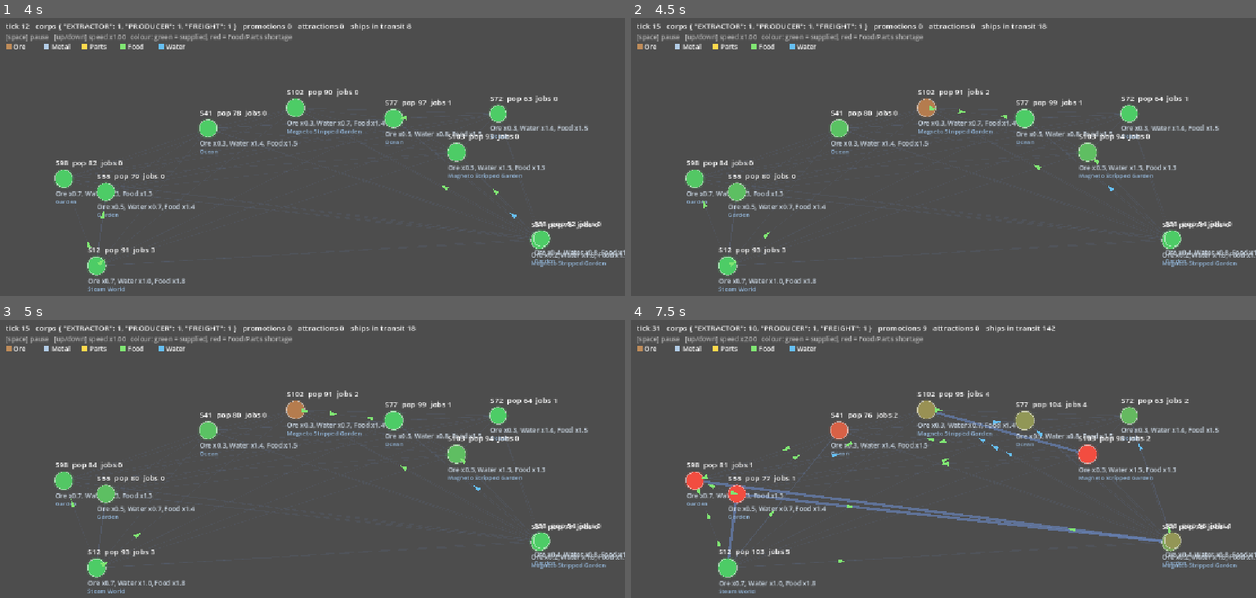
Above: before the commit, frames 1-4 (two rows, left to right).
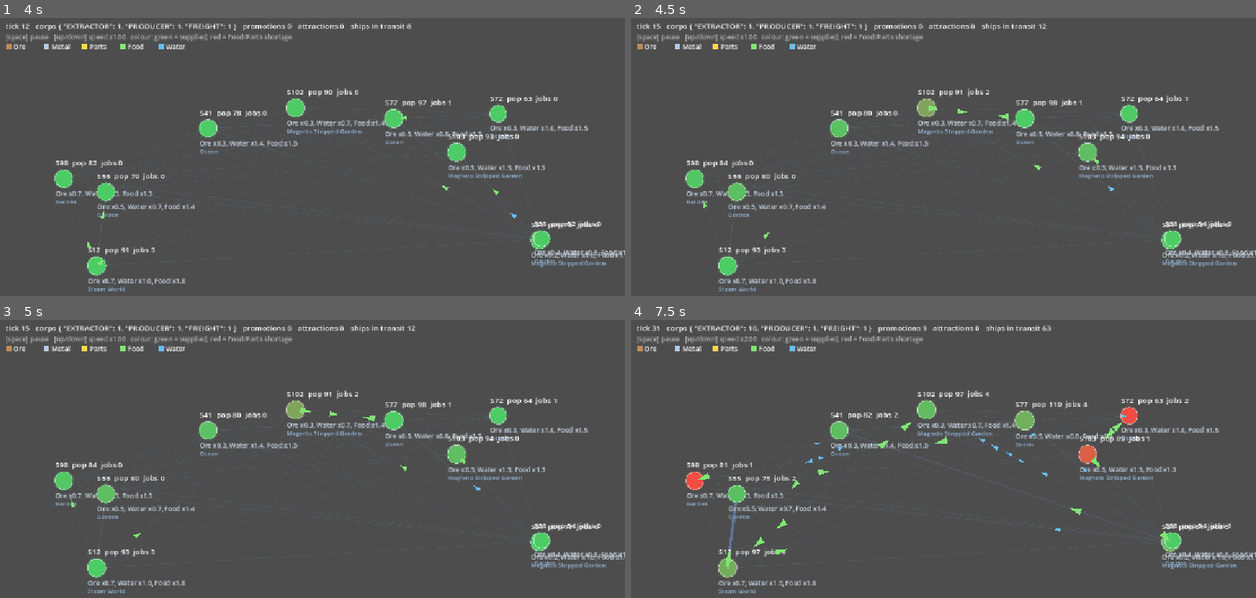
Above: after the commit, the same moments.

Repository: ElectroEsper/galaxy-generator
Game: Godot game, scene res://economy_proto/economy_view.tscn
Two runs of this game, one before a commit and one after it. Both use one fixed random seed, a clock stepped at 60 frames per second and the inputs below. This scene is started directly instead of the project's main scene.
Inputs:
- Up to frame 1 (4 s): tap Enter at 0.5, 2, 3.5 s; hold Up 0.53-1.28 s; tap Space at 0.77, 1.25, 1.52, 2.75, 3.02, 3.77 s; hold Down 1.28-2.03 s; hold Up 2.03-3.53 s; hold Down from 3.53 s (still down)
- Up to frame 2 (4.5 s): keep holding Down
- Up to frame 3 (5 s): keep holding Down; tap Space at 4.52 s
- Up to frame 4 (7.5 s): tap Space at 5, 6.02, 6.77 s; release Down at 5.78 s; hold Up from 5.78 s (still down)

Frame 1 is identical in both runs. In frame 2, 0.2% of the frame differs, in the area x 15-69%, y 2-90%; in frame 3, 0.2%; in frame 4, 4.4%, in the area x 8-100%, y 1-99%.

Commit message:
Experiment: Freight ship classes (bigger hulls), fill-gated growth
Co-Authored-By: Claude Sonnet 5.5 <noreply@anthropic.com>
Claude-Session: https://claude.ai/code/session_011shSnrHMjVZ7qaqpxEfch4

Diff:
--- /dev/null
+++ b/docs/economy_results/run_ship_classes.csv
@@ -0,0 +1,151 @@
+tick,pop,colonies_with_jobs,in_shortage,avg_ore,avg_metal,avg_parts,avg_food,extractors,producers,freight,facilities,ships,promotions,attractions,avg_level,upgrades,hydro_facilities,food_extractors,avg_water,water_sites,ship_class
+4,5587,0,0,1.00,1.04,1.64,4.25,1,1,1,0,0,0,0,0.00,0,0,0,2.32,45,1
+8,5699,1,0,1.00,1.15,2.19,6.83,1,1,1,2,0,0,0,1.50,1,0,2,3.42,45,1
+12,5811,1,0,1.00,1.25,2.58,9.98,1,1,1,3,1,0,0,2.33,4,1,2,4.46,45,3
+16,5898,3,13,1.00,1.34,2.90,19.29,1,1,1,4,4,0,0,2.75,7,2,2,5.80,45,4
+20,5913,4,23,1.00,1.41,3.17,30.70,1,1,1,6,4,0,0,2.33,8,2,4,7.88,45,4
+24,5852,5,43,1.00,1.47,3.40,48.49,6,1,1,15,4,2,3,1.67,10,3,6,13.98,45,4
+28,5740,10,46,1.00,1.52,3.64,52.75,11,1,1,32,4,4,6,1.62,20,6,6,19.46,45,4
+32,5609,14,67,1.00,1.55,3.91,60.67,16,3,1,66,4,7,10,1.47,31,9,6,31.91,45,4
+36,5431,17,70,1.00,1.57,4.27,72.89,19,7,1,101,4,10,14,1.50,51,21,6,42.28,45,4
+40,5270,22,73,1.00,1.58,5.56,73.94,27,11,1,149,4,18,18,1.54,81,48,6,57.50,45,4
+44,5144,23,79,1.00,1.90,8.95,76.92,31,15,1,216,4,22,22,1.51,111,49,6,61.39,45,4
+48,5042,24,91,1.99,4.40,9.73,85.32,34,19,1,301,4,25,26,1.48,145,50,26,60.28,45,4
+52,4975,26,97,3.35,5.52,11.50,87.05,38,21,1,368,4,29,28,1.45,167,63,31,59.99,45,4
+56,4941,28,95,3.92,6.70,15.82,89.71,38,21,1,461,4,29,28,1.48,220,87,31,62.51,45,4
+60,4927,32,95,5.02,8.10,17.24,89.19,38,21,1,544,4,29,28,1.46,248,99,31,62.98,45,4
+64,4942,37,97,6.72,8.45,20.67,90.03,38,21,1,611,4,29,28,1.45,279,99,31,61.39,45,4
+68,4979,40,96,8.55,11.40,21.25,90.10,38,21,1,683,4,29,28,1.47,325,99,31,58.57,45,4
+72,5015,44,95,9.16,12.32,19.99,91.31,38,21,1,726,4,29,28,1.48,359,99,31,57.83,45,4
+76,5062,46,93,10.01,12.25,20.03,91.04,38,21,1,758,4,29,28,1.53,406,99,31,57.12,45,4
+80,5114,47,95,11.59,15.39,21.73,91.16,38,21,1,774,4,29,28,1.56,443,99,31,56.93,45,4
+84,5167,48,94,12.66,14.68,25.81,91.64,38,21,1,789,4,29,28,1.58,468,100,31,56.57,45,4
+88,5239,50,93,13.70,16.76,27.90,86.95,38,21,1,825,4,29,29,1.62,529,101,31,56.14,45,4
+92,5325,50,94,14.92,16.71,31.98,76.67,40,19,1,839,4,31,29,1.65,566,104,31,56.09,45,4
+96,5426,50,91,15.48,17.69,32.17,66.86,41,18,1,858,4,33,29,1.68,610,107,31,56.01,45,4
+100,5550,50,72,16.62,20.06,34.65,59.07,42,17,1,875,4,35,29,1.73,672,111,31,56.03,45,4
+104,5693,50,59,17.99,25.21,37.53,55.16,42,17,1,898,4,35,29,1.77,729,116,31,55.97,45,4
+108,5836,50,51,21.02,30.27,40.65,52.83,42,17,1,904,4,35,29,1.83,784,122,31,55.86,45,4
+112,5961,50,50,20.07,34.94,44.42,54.81,42,17,1,913,4,35,29,1.87,833,125,31,55.96,45,4
+116,6065,50,50,22.51,33.02,45.30,55.40,42,17,1,914,4,36,29,1.94,898,125,31,55.90,45,4
+120,6161,50,50,22.58,35.50,45.66,55.96,42,17,1,915,4,36,29,1.99,946,127,31,55.86,45,4
+124,6236,50,50,23.00,35.88,47.36,58.52,42,17,1,914,4,36,29,2.01,964,132,31,55.83,45,4
+128,6278,50,89,23.32,36.60,48.42,62.05,42,17,1,913,4,36,29,2.04,989,132,31,55.81,45,4
+132,6301,50,94,22.19,37.24,49.81,64.28,42,17,1,899,4,36,29,2.06,1006,134,31,55.79,45,4
+136,6312,50,97,22.11,39.60,49.06,67.40,42,17,1,895,4,36,29,2.08,1019,134,31,55.78,45,4
+140,6307,50,99,22.02,39.87,49.75,70.56,42,17,1,908,4,36,29,2.07,1023,135,31,55.76,45,4
+144,6305,50,100,23.31,38.26,49.59,73.10,42,17,1,911,4,36,29,2.07,1032,136,31,55.75,45,4
+148,6293,50,100,22.48,39.93,49.59,73.96,42,17,1,899,4,36,29,2.08,1038,136,31,55.73,45,4
+152,6278,50,100,23.09,39.06,49.75,74.13,42,17,1,899,4,36,29,2.09,1045,136,31,55.72,45,4
+156,6265,50,100,23.16,38.35,49.38,72.23,42,17,1,899,4,36,29,2.10,1062,136,31,55.71,45,4
+160,6261,50,100,24.42,39.78,48.52,70.90,42,17,1,884,4,36,29,2.12,1072,136,31,55.71,45,4
+164,6255,50,100,26.04,41.95,47.74,69.30,42,17,1,887,4,36,29,2.14,1089,136,31,55.71,45,4
+168,6260,50,100,27.09,41.87,48.84,67.93,42,17,1,886,4,36,29,2.14,1094,136,31,55.71,45,4
+172,6267,50,100,27.43,42.32,48.20,67.04,42,17,1,881,4,36,29,2.15,1094,136,31,55.73,45,4
+176,6281,50,83,27.20,42.42,50.16,65.63,42,17,1,879,4,36,29,2.14,1094,136,31,55.87,45,4
+180,6289,50,83,25.53,42.86,50.03,65.45,42,17,1,885,4,36,29,2.12,1097,136,31,56.35,45,4
+184,6310,50,82,25.94,42.35,49.07,66.71,42,17,1,881,4,36,29,2.14,1112,136,31,56.03,45,4
+188,6312,49,99,26.53,40.60,48.08,67.41,42,17,1,858,4,36,29,2.14,1119,136,31,56.02,45,4
+192,6312,49,99,28.50,38.15,50.28,67.85,42,17,1,866,4,36,29,2.15,1134,136,31,56.02,45,4
+196,6307,49,100,28.48,37.62,48.43,68.48,42,17,1,865,4,36,29,2.14,1134,136,31,56.01,45,4
+200,6305,49,100,28.46,37.96,49.71,68.96,42,17,1,857,4,36,29,2.14,1140,136,31,56.02,45,4
+204,6298,48,100,27.12,38.69,48.90,69.91,42,17,1,842,4,36,29,2.16,1143,136,31,56.06,45,4
+208,6289,48,100,27.12,35.08,50.24,69.42,42,17,1,833,4,36,29,2.17,1159,136,32,56.03,45,4
+212,6273,48,100,27.66,34.38,50.12,69.65,42,17,1,826,4,36,29,2.18,1175,136,32,56.16,45,4
+216,6260,48,99,29.97,37.19,49.42,69.43,42,17,1,825,4,36,29,2.19,1193,136,32,56.46,45,4
+220,6252,49,100,31.25,37.72,47.43,68.52,42,17,1,836,4,36,29,2.20,1211,136,32,56.43,45,4
+224,6258,49,100,33.45,38.95,47.53,66.54,42,17,1,824,4,36,29,2.21,1214,136,32,56.42,45,4
+228,6257,49,99,33.03,40.59,47.36,66.58,42,17,1,817,4,36,29,2.22,1215,136,32,56.40,45,4
+232,6261,49,99,34.46,40.99,47.88,66.00,42,17,1,825,4,36,29,2.20,1215,135,32,56.39,45,4
+236,6272,50,100,34.21,42.12,49.24,65.55,42,17,1,853,4,36,29,2.16,1224,135,32,56.38,45,4
+240,6302,51,100,36.61,41.46,49.71,65.22,42,17,1,866,4,36,29,2.16,1247,136,32,56.37,45,4
+244,6334,54,99,36.57,41.92,48.88,66.04,42,17,1,899,4,36,29,2.10,1265,136,32,55.66,45,4
+248,6359,53,98,38.72,45.66,48.80,66.08,42,17,1,910,4,36,29,2.11,1300,136,32,55.50,45,4
+252,6385,54,100,38.39,44.43,51.14,66.45,42,17,1,918,4,36,29,2.11,1312,136,32,55.29,45,4
+256,6440,56,100,39.78,48.22,51.41,66.10,42,17,1,974,4,36,29,2.06,1340,136,33,55.26,45,4
+260,6514,57,99,39.78,46.83,54.81,68.77,42,17,1,992,4,36,29,2.05,1374,137,34,55.24,45,4
+264,6567,58,99,40.03,46.18,57.30,69.85,42,17,1,1008,4,36,29,2.04,1389,137,35,55.23,45,4
+268,6613,59,100,40.27,46.32,58.36,70.66,42,17,1,1039,4,36,29,2.01,1399,137,36,55.21,45,4
+272,6675,61,100,41.01,47.09,58.23,70.36,42,17,1,1030,4,36,29,2.03,1437,137,36,55.21,45,4
+276,6732,63,100,41.37,49.81,58.36,71.07,42,17,1,1037,4,36,29,2.02,1439,137,37,55.34,45,4
+280,6780,65,99,40.65,57.52,57.71,71.26,42,17,1,1045,4,36,29,2.01,1446,137,39,55.34,45,4
+284,6841,67,99,40.32,62.77,59.01,73.08,42,17,1,1101,4,36,29,2.01,1509,139,39,55.33,45,4
+288,6911,71,100,42.82,69.52,59.14,72.87,42,17,1,1135,4,36,29,2.01,1553,139,41,55.34,45,4
+292,6981,73,100,43.98,72.92,61.37,75.67,42,17,1,1175,4,36,29,2.00,1584,139,42,55.34,45,4
+296,7057,75,99,44.43,72.60,62.63,77.70,42,17,1,1202,4,36,29,2.00,1625,139,44,55.34,45,4
+300,7120,78,99,45.71,69.78,64.83,79.44,42,17,1,1250,4,36,29,1.98,1661,139,46,55.34,45,4
+304,7192,80,99,46.68,68.37,68.76,81.26,42,17,1,1271,4,36,29,1.99,1711,140,48,55.34,45,4
+308,7258,83,99,46.91,67.06,70.15,82.18,42,17,1,1281,4,36,29,2.03,1769,141,48,55.35,45,4
+312,7321,85,100,47.05,64.84,71.73,82.32,42,17,1,1298,4,36,29,2.06,1836,143,48,55.36,45,4
+316,7388,86,99,47.46,65.01,73.18,83.40,42,17,1,1320,4,36,29,2.10,1901,144,48,55.37,45,4
+320,7461,86,100,47.90,64.29,74.50,82.95,42,17,1,1350,4,36,29,2.10,1938,146,48,55.39,45,4
+324,7548,88,99,48.75,63.69,76.47,83.86,42,17,1,1380,4,36,29,2.13,2012,147,48,55.41,45,4
+328,7634,90,100,49.71,60.60,80.07,84.73,42,17,1,1380,4,36,29,2.15,2058,149,48,55.43,45,4
+332,7717,93,100,49.65,60.10,79.67,85.32,42,17,1,1392,4,36,29,2.14,2073,150,48,55.46,45,4
+336,7793,94,99,51.49,60.39,76.19,86.41,42,17,1,1409,4,36,29,2.14,2098,155,48,55.50,45,4
+340,7876,96,99,53.82,59.48,75.32,87.26,42,17,1,1450,4,36,29,2.14,2151,157,48,55.66,45,4
+344,7961,98,98,54.81,59.64,79.63,88.39,42,17,1,1453,4,36,29,2.16,2189,162,48,55.94,45,4
+348,8042,99,100,53.78,59.30,82.68,89.40,42,17,1,1455,4,36,29,2.18,2225,165,48,56.02,45,4
+352,8108,99,100,54.39,59.79,80.46,90.22,41,17,1,1447,4,36,29,2.20,2264,167,48,56.01,45,4
+356,8163,99,99,55.20,60.89,79.30,90.39,42,17,1,1427,4,36,30,2.22,2290,168,48,56.00,45,4
+360,8195,99,99,56.05,59.11,77.52,90.32,42,17,1,1407,4,36,30,2.24,2307,172,48,56.00,45,4
+364,8223,99,99,55.55,61.24,76.20,90.33,42,17,1,1433,4,36,30,2.23,2331,174,48,56.26,45,4
+368,8265,99,100,54.75,61.74,78.13,90.46,42,17,1,1446,4,36,30,2.26,2390,175,48,56.00,45,4
+372,8306,98,100,54.59,63.10,80.09,90.19,42,17,1,1442,4,36,30,2.28,2419,178,48,55.88,45,4
+376,8333,98,100,54.66,62.06,77.86,90.09,42,17,1,1423,4,36,30,2.30,2433,180,48,55.88,45,4
+380,8357,97,98,54.43,61.61,77.75,89.85,42,17,1,1421,4,36,30,2.31,2453,180,48,55.86,45,4
+384,8375,96,97,55.16,63.34,76.51,89.03,42,17,1,1418,4,36,30,2.33,2478,181,48,55.80,45,4
+388,8392,96,100,54.87,63.15,76.39,89.06,42,17,1,1408,4,36,30,2.34,2506,181,48,55.83,45,4
+392,8398,96,100,54.61,64.39,74.15,89.63,42,17,1,1421,4,36,30,2.32,2519,185,46,55.83,45,4
+396,8414,96,100,54.00,62.45,74.45,88.76,42,17,1,1417,4,36,30,2.37,2588,185,46,56.02,45,4
+400,8421,96,98,54.75,62.48,76.25,89.01,42,17,1,1415,4,36,30,2.37,2597,186,45,55.72,45,4
+404,8428,97,99,54.50,62.73,73.49,89.97,42,17,1,1385,4,36,30,2.38,2618,188,44,55.80,45,4
+408,8427,96,100,53.47,62.52,74.17,88.89,42,17,1,1387,4,36,30,2.38,2629,192,43,55.67,45,4
+412,8442,95,100,55.41,62.21,73.21,87.70,42,17,1,1383,4,36,30,2.39,2652,195,41,55.70,45,4
+416,8451,95,99,55.49,61.02,74.50,87.71,42,17,1,1377,4,36,30,2.38,2660,195,41,55.69,45,4
+420,8457,93,98,55.42,62.19,73.30,87.51,42,17,1,1377,4,36,30,2.38,2673,198,40,55.90,45,4
+424,8458,91,99,55.47,63.18,72.77,87.33,42,17,1,1366,4,36,30,2.42,2721,202,38,55.75,45,4
+428,8470,90,100,55.87,62.96,72.69,87.22,42,17,1,1364,4,36,30,2.43,2729,204,36,55.75,45,4
+432,8473,89,99,56.29,61.47,74.57,86.38,42,17,1,1360,4,36,30,2.44,2745,207,34,55.93,45,4
+436,8481,90,99,54.76,63.26,74.04,85.67,42,17,1,1363,4,36,30,2.44,2758,208,32,55.81,45,4
+440,8494,90,99,55.26,62.29,73.30,85.60,42,17,1,1353,4,36,30,2.42,2765,213,29,55.79,45,4
+444,8511,90,99,56.76,62.12,71.04,85.35,42,17,1,1358,4,36,30,2.41,2773,213,29,55.78,45,4
+448,8530,92,99,57.19,60.52,73.28,84.41,42,17,1,1356,4,36,30,2.40,2777,213,29,55.99,45,4
+452,8543,92,99,57.88,63.37,73.10,84.85,42,17,1,1339,4,36,30,2.40,2780,214,29,55.85,45,4
+456,8543,92,100,57.49,60.81,73.68,86.17,42,17,1,1322,4,36,30,2.41,2801,214,29,55.83,45,4
+460,8538,92,99,56.82,63.07,75.42,85.32,42,17,1,1320,4,36,30,2.41,2819,214,29,56.23,45,4
+464,8529,92,98,58.50,63.74,73.45,86.02,42,17,1,1311,4,36,30,2.41,2838,214,29,55.97,45,4
+468,8519,93,99,59.45,63.02,73.55,86.25,42,17,1,1294,4,36,30,2.41,2848,214,29,55.86,45,4
+472,8501,93,100,60.09,65.09,71.99,86.06,42,17,1,1278,4,36,30,2.41,2852,214,29,56.25,45,4
+476,8482,91,100,60.08,64.17,76.48,85.51,42,17,1,1258,4,36,30,2.42,2858,214,29,55.91,45,4
+480,8458,91,97,60.08,64.75,74.58,85.69,42,17,1,1251,4,36,30,2.43,2875,214,29,55.91,45,4
+484,8436,91,97,60.01,65.59,72.98,85.74,42,17,1,1258,4,36,30,2.43,2895,214,29,56.08,45,4
+488,8405,91,99,61.08,63.10,73.88,86.01,42,17,1,1250,4,36,30,2.43,2921,214,29,55.94,45,4
+492,8374,91,98,60.97,64.94,73.41,85.39,42,17,1,1243,4,36,30,2.45,2934,214,29,55.93,45,4
+496,8337,91,97,60.85,65.74,73.62,86.21,42,17,1,1230,4,36,30,2.45,2944,214,29,56.13,45,4
+500,8301,89,96,61.84,67.80,70.88,86.14,42,17,1,1229,4,36,30,2.45,2950,214,29,55.98,45,4
+504,8269,89,98,60.24,66.14,72.83,86.76,42,17,1,1220,4,36,30,2.44,2964,214,29,55.97,45,4
+508,8233,87,99,59.97,64.47,75.64,86.16,42,17,1,1196,4,36,30,2.43,2996,214,29,56.16,45,4
+512,8198,88,99,61.03,63.77,73.77,85.74,42,17,1,1201,4,36,30,2.42,3005,214,29,56.12,45,4
+516,8176,88,100,60.58,66.90,71.33,85.15,42,17,1,1200,4,36,30,2.43,3018,214,29,56.02,45,4
+520,8154,87,99,61.44,64.08,71.50,86.49,42,17,1,1196,4,36,30,2.44,3032,214,29,56.46,45,4
+524,8128,87,99,61.04,63.33,72.16,86.02,42,17,1,1188,4,36,30,2.46,3047,214,29,56.26,45,4
+528,8102,85,99,60.67,66.30,71.44,87.00,42,17,1,1178,4,36,30,2.48,3058,214,29,56.17,45,4
+532,8082,84,99,61.32,64.28,72.19,85.54,42,17,1,1176,4,36,30,2.50,3080,214,29,56.45,45,4
+536,8054,85,98,60.79,64.23,72.27,86.60,42,17,1,1158,4,36,30,2.49,3085,214,29,56.31,45,4
+540,8023,85,97,61.33,64.07,73.28,86.07,42,17,1,1189,4,36,30,2.46,3099,214,29,56.36,45,4
+544,8000,85,98,60.16,67.20,70.80,85.78,42,17,1,1184,4,36,30,2.46,3108,214,29,56.71,45,4
+548,7975,82,98,61.16,64.37,70.52,84.89,42,17,1,1171,4,36,30,2.45,3111,214,29,56.72,45,4
+552,7959,81,99,60.77,63.73,71.47,84.18,42,17,1,1165,4,36,30,2.46,3127,214,29,56.39,45,4
+556,7919,81,98,61.76,62.35,69.93,84.30,42,17,1,1154,4,36,30,2.47,3134,214,29,56.46,45,4
+560,7857,80,98,61.11,63.76,69.47,83.63,42,17,1,1141,4,36,30,2.48,3144,214,22,56.35,45,4
+564,7796,80,100,60.44,65.72,70.89,83.02,42,17,1,1143,4,36,30,2.48,3148,214,22,56.79,45,4
+568,7745,80,100,60.81,63.17,68.79,81.98,42,17,1,1140,4,36,30,2.49,3165,214,22,56.85,45,4
+572,7691,80,97,61.99,64.39,68.41,82.48,42,17,1,1137,4,36,30,2.50,3188,214,22,56.46,45,4
+576,7647,79,99,61.81,62.17,70.33,81.23,42,17,1,1129,4,36,30,2.52,3199,214,22,56.77,45,4
+580,7600,79,99,60.63,66.65,66.91,80.93,42,17,1,1123,4,36,30,2.53,3215,214,22,57.22,45,4
+584,7563,79,98,61.97,63.97,67.30,81.37,42,17,1,1125,4,36,30,2.52,3216,214,22,57.79,45,4
+588,7523,79,98,63.35,62.08,68.91,80.82,42,17,1,1125,4,36,30,2.52,3220,214,22,58.03,45,4
+592,7489,78,100,62.60,64.35,69.86,80.89,42,17,1,1121,4,36,30,2.53,3234,214,22,57.84,45,4
+596,7441,77,99,62.74,64.09,69.64,82.00,42,17,1,1113,4,36,30,2.55,3243,208,22,57.84,45,4
+600,7392,76,100,61.83,64.62,71.36,81.73,42,17,1,1101,4,36,30,2.57,3263,207,22,57.27,45,4
--- a/economy_proto/corporation.gd
+++ b/economy_proto/corporation.gd
@@ -9,6 +9,11 @@
 const UPKEEP := 1.0
 const SHIP_CAPACITY := 6.0
 const SHIP_UPKEEP := 1.5
+const CLASS_CAP_MULT := 2.0     # cargo per ship doubles each fleet class
+const CLASS_UPKEEP_MULT := 1.4  # but upkeep per ship only x1.4, so bigger hulls are cheaper per unit
+const CLASS_REFIT_COST := 0.3   # refit cost = CAPEX * ships * this * class
+const MAX_SHIP_CLASS := 6
+const GROW_FILL := 0.5    # add capacity only while holds are at least this full on average
 const SHIP_COST := 0.4        # per unit per distance step
 const PAYBACK_HORIZON := 25.0 # ticks; expand only if CAPEX / margin < this
 const REQUEST_COVER := 4.0     # producers ask Freight to keep this many ticks of inputs on the shelf
@@ -46,10 +51,12 @@
 var cash : float
 var facilities : Array[Facility] = []
 var ships : int = 0
+var ship_class : int = 1       # fleet-wide hull class; refits upgrade every ship at once
 var broke_ticks : int = 0
 var idle_ticks : int = 0
 var upgrades : int = 0
-var utilisation : float = 0.0
+var utilisation : float = 0.0   # share of voyages that found a profitable lane
+var fill : float = 0.0          # average hold fill on those voyages
 var moved : float = 0.0
 var last_moves : Array = []       # shipments made this tick (for the visual layer)
 
@@ -224,11 +231,15 @@
 		_register(f, 1.0)
 		best_new_c.facility_count += 1
 
+func ship_capacity() -> float:
+	return SHIP_CAPACITY * pow(CLASS_CAP_MULT, ship_class - 1)
+
 func _run_freight(markets : Array[ColonyMarket]) -> void:
 	last_moves = []
 	var voyages : int = 1 + ships          # every ship makes one voyage per tick
-	var cap : float = SHIP_CAPACITY
+	var cap : float = ship_capacity()
 	var done : int = 0
+	var moved_before : float = moved
 	# Contracts first: deliver inputs that producers have asked for (producer pays the shipping fee).
 	for dest in markets:
 		if done >= voyages:
@@ -289,11 +300,21 @@
 		done += 1
 		last_moves.append({"from": a, "to": b, "good": g, "qty": q})
 	utilisation = 0.8 * utilisation + 0.2 * (float(done) / float(voyages))
-	cash -= SHIP_UPKEEP * (1 + ships)
+	# Fill: how full the holds were on the voyages made. Half-empty holds mean capacity isn't the bottleneck.
+	if done > 0:
+		fill = 0.8 * fill + 0.2 * minf((moved - moved_before) / (float(done) * cap), 1.0)
+	cash -= SHIP_UPKEEP * pow(CLASS_UPKEEP_MULT, ship_class - 1) * (1 + ships)
 	# Fleet grows only while it is actually busy, and shrinks when idle.
 	# No fleet cap: cash and utilisation alone decide.
-	if cash > CAPEX * 3.0 and utilisation > 0.85:
-		cash -= CAPEX; ships += 1
+	if cash > CAPEX * 3.0 and utilisation > 0.85 and fill > GROW_FILL:
+		# Grow by whichever is cheaper per unit of cargo: one more ship, or refitting the whole fleet to the next class.
+		var refit : float = CAPEX * float(ships) * CLASS_REFIT_COST * float(ship_class)
+		var refit_per_cap : float = refit / (float(ships) * ship_capacity() * (CLASS_CAP_MULT - 1.0)) if ships > 0 else INF
+		var ship_per_cap : float = CAPEX / ship_capacity()
+		if ship_class < MAX_SHIP_CLASS and ships > 0 and refit_per_cap < ship_per_cap and cash > refit * 2.0:
+			cash -= refit; ship_class += 1
+		else:
+			cash -= CAPEX; ships += 1
 	elif utilisation < 0.25 and ships > 0:
 		ships -= 1
 
--- a/economy_proto/economy_sim.gd
+++ b/economy_proto/economy_sim.gd
@@ -176,7 +176,7 @@
 	return false
 
 ## One row of time-series metrics (see METRIC_HEADER).
-const METRIC_HEADER := "tick,pop,colonies_with_jobs,in_shortage,avg_ore,avg_metal,avg_parts,avg_food,extractors,producers,freight,facilities,ships,promotions,attractions,avg_level,upgrades,hydro_facilities,food_extractors,avg_water,water_sites"
+const METRIC_HEADER := "tick,pop,colonies_with_jobs,in_shortage,avg_ore,avg_metal,avg_parts,avg_food,extractors,producers,freight,facilities,ships,promotions,attractions,avg_level,upgrades,hydro_facilities,food_extractors,avg_water,water_sites,ship_class"
 func metrics_row() -> String:
 	var pop : float = 0.0
 	var jobs_n : int = 0
@@ -198,17 +198,17 @@
 	for c in markets:
 		if c.richness.has(Goods.WATER): water_sites += 1
 		water_avg += c.price[Goods.WATER] / markets.size()
-	var ex : int = 0; var pr : int = 0; var fr : int = 0; var fac : int = 0; var ships : int = 0
+	var ex : int = 0; var pr : int = 0; var fr : int = 0; var fac : int = 0; var ships : int = 0; var sclass : int = 0
 	for k in corps:
 		match k.kind:
 			Corporation.Kind.EXTRACTOR: ex += 1
 			Corporation.Kind.PRODUCER: pr += 1
 			Corporation.Kind.FREIGHT: fr += 1
-		fac += k.facilities.size(); ships += k.ships
+		fac += k.facilities.size(); ships += k.ships; sclass = maxi(sclass, k.ship_class if k.kind == Corporation.Kind.FREIGHT else 0)
 		upg += k.upgrades
 		for f in k.facilities:
 			lvl_sum += f.level
 			if f.good == Goods.FOOD:
 				if f.recipe_mode: hydro += 1
 				else: farm += 1
-	return "%d,%.0f,%d,%d,%.2f,%.2f,%.2f,%.2f,%d,%d,%d,%d,%d,%d,%d,%.2f,%d,%d,%d,%.2f,%d" % [tick_count, pop, jobs_n, short_n, avg[Goods.ORE], avg[Goods.METAL], avg[Goods.PARTS], avg[Goods.FOOD], ex, pr, fr, fac, ships, promotions, attractions, (lvl_sum / maxf(fac, 1)), upg, hydro, farm, water_avg, water_sites]
+	return "%d,%.0f,%d,%d,%.2f,%.2f,%.2f,%.2f,%d,%d,%d,%d,%d,%d,%d,%.2f,%d,%d,%d,%.2f,%d,%d" % [tick_count, pop, jobs_n, short_n, avg[Goods.ORE], avg[Goods.METAL], avg[Goods.PARTS], avg[Goods.FOOD], ex, pr, fr, fac, ships, promotions, attractions, (lvl_sum / maxf(fac, 1)), upg, hydro, farm, water_avg, water_sites, sclass]
